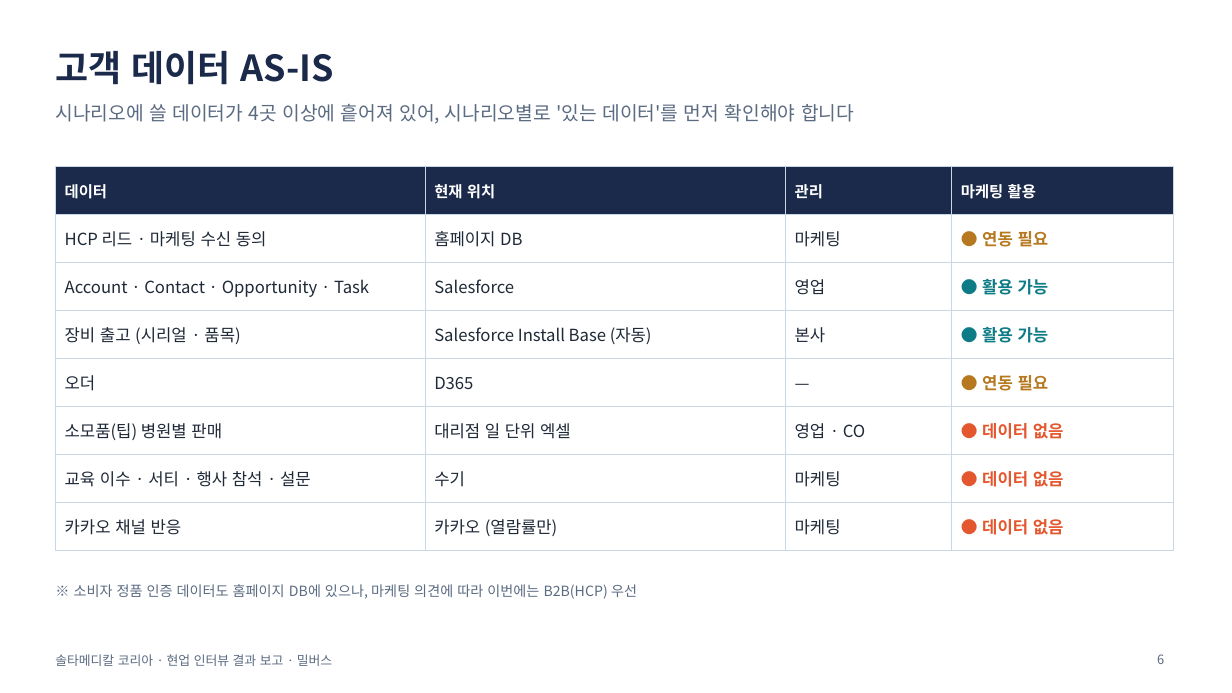
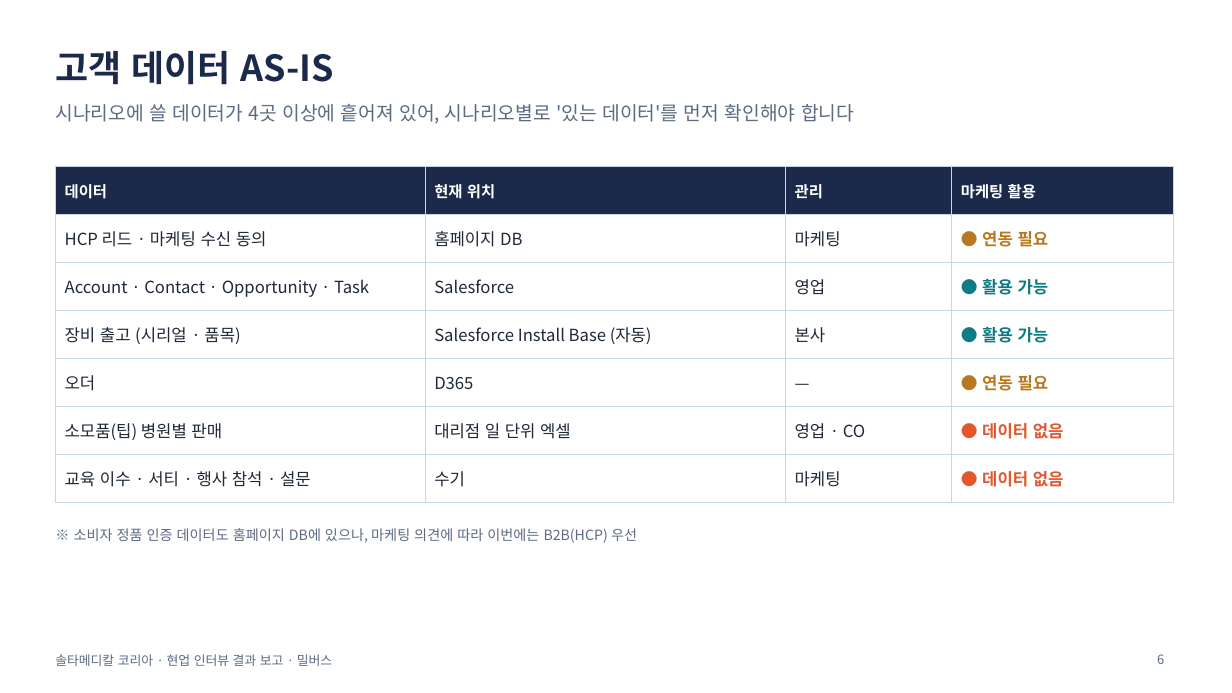
Before and after one commit to 10se0hyun02/MCE-Setup-Guide, a slide deck: slide 6 of projects/솔타메디칼/docs/솔타메디칼_현업인터뷰결과보고서_V0.1_261013.pptx. Drawn at 1232x693 pixels with LibreOffice and Linux fonts; fonts in the diff are those of the drawing. Boxes give left, top, right and bottom in pixels: in the first picture for what was removed or moved away, otherwise in the second. Text is boxed around its words. In the diff, an @@ line names an element or a change of style, - is before the commit and + after.

```diff
--- a/projects/솔타메디칼/docs/솔타메디칼_현업인터뷰결과보고서_V0.1_261013.pptx
+++ b/projects/솔타메디칼/docs/솔타메디칼_현업인터뷰결과보고서_V0.1_261013.pptx
@@ table at (55,166,1174,503) @@
-row 8: 카카오 채널 반응 | 카카오 (열람률만) | 마케팅 | ● 데이터 없음
@@ text "※ 소비자 정품 인증 데이터도 ...": place and size @@
-text "※ 소비자 정품 인증 데이터도 ..." at (74,584,637,599)
+text "※ 소비자 정품 인증 데이터도 ..." at (74,528,637,543)
```
Also in this commit, not shown: 2 other slides changed, 5 slides removed, 23 other files.
